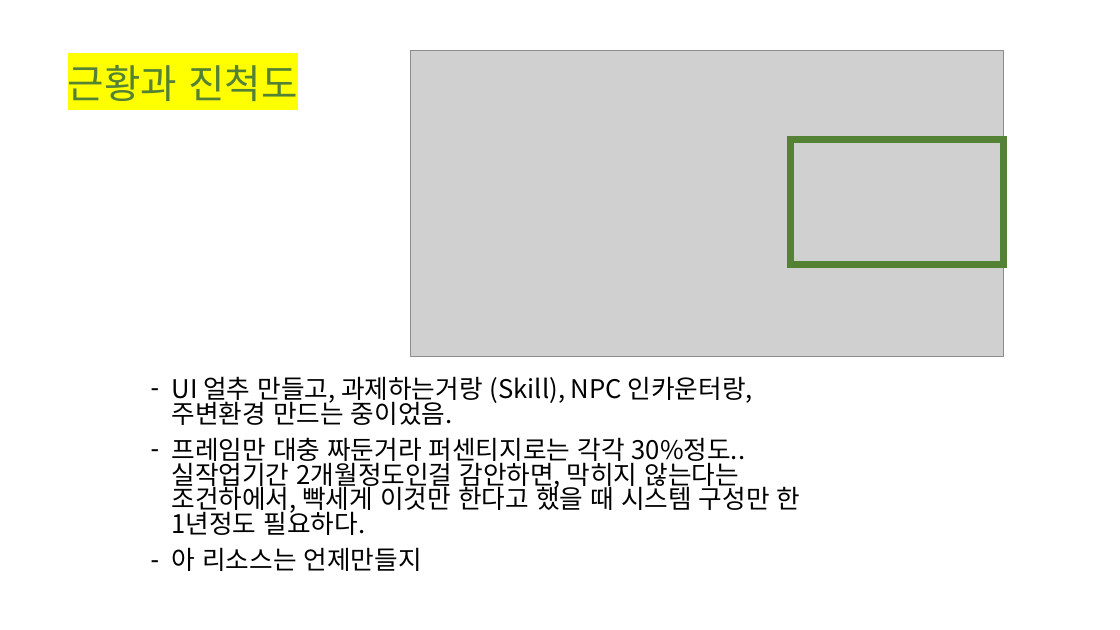
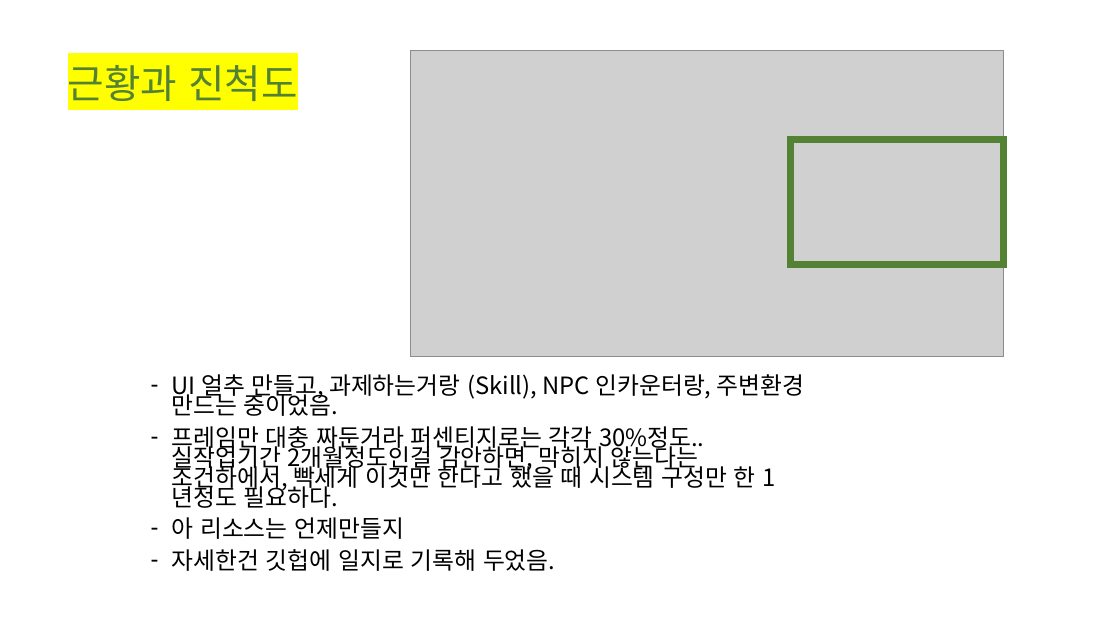
Before and after one commit to BaekNothing/DolgogiAdventure, a slide deck: slide 23 of Journal/DolgogiAdventure 기획서 v 0.1.1.pptx. Drawn at 1120x630 pixels with LibreOffice and Linux fonts; fonts in the diff are those of the drawing; grey boxes stand for pictures. Boxes give left, top, right and bottom in pixels: in the first picture for what was removed or moved away, otherwise in the second. Text is boxed around its words. In the diff, an @@ line names an element or a change of style, - is before the commit and + after.

```diff
--- a/Journal/DolgogiAdventure 기획서 v 0.1.1.pptx
+++ b/Journal/DolgogiAdventure 기획서 v 0.1.1.pptx
@@ text at (x1=172, y1=374, x2=805, y2=539): size 22 to 20.4 pt in "UI 얼추 만들고, 과제하는거랑 (Skill), NPC 인카운터랑, ...", "프레임만 대충 짜둔거라 퍼센티지로는 각각 30%정도.. 실작업기간 ...", "아 리소스는 언제만들지"; line spacing 0.8 to 0.7 @@
@@ text at (x1=172, y1=549, x2=555, y2=571): paragraph added @@
+– 자세한건 깃헙에 일지로 기록해 두었음.
```
Also in this commit, not shown: 1 other file.
